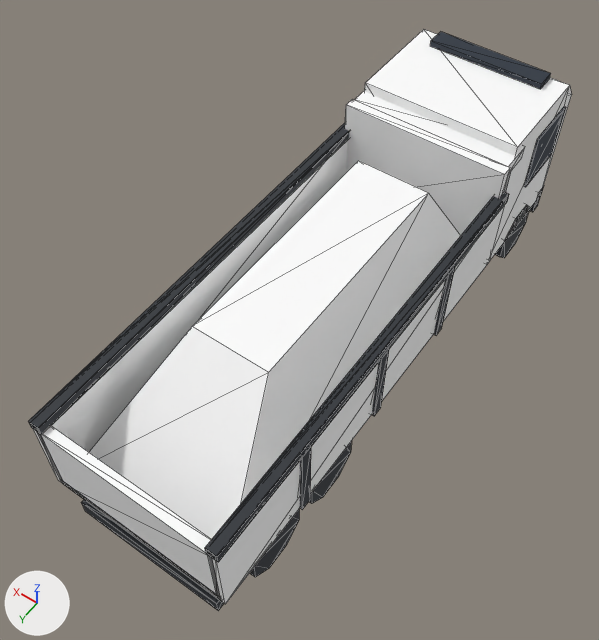
The glTF model public/models/tipper.glb: old version first, new version second.
Camera for both pictures: a 50 mm lens placed at (-3.84, 6.38, 10.23), pointed at (0.25, 0.65, 1.22). Lighting does not change. The marker at lower left points along +X, +Y and +Z. The picture after the commit comes second. Mesh edges are drawn as thin lines. Vertices at exactly the same position are counted once.

In view in the first picture: 'body', 'cargo', 'dark', 'glass'.
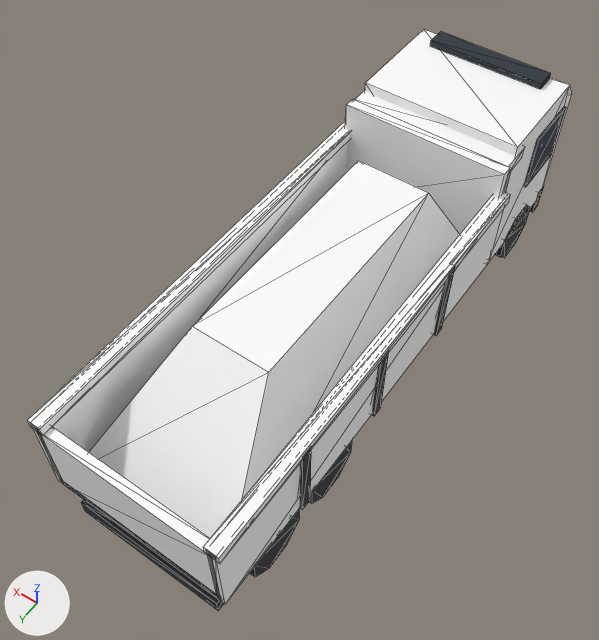
Diff of the bpy script that builds the scene:
```diff
--- a/public/models/tipper.glb.py
+++ b/public/models/tipper.glb.py
@@ me_body @@
 # used by ob_body; location = (0.0, 0.0, 0.0)
-me_body.from_pydata(...)  # 50 vertices, 76 faces; spans x -1.31..1.31, y -4.22..4.25, z 0.62..2.95
+me_body.from_pydata(...)  # 66 vertices, 100 faces; spans x -1.35..1.35, y -4.22..4.25, z 0.62..2.95
+# me_body part 1: a new loose piece, a box spanning x -1.35..-1.15, y -2.05..4.25, z 2.23..2.37, in mat_body (white #ffffff)
+# me_body part 2: a new loose piece, a box spanning x 1.15..1.35, y -2.05..4.25, z 2.23..2.37, in mat_body (white #ffffff)
 me_body.materials.append(mat_body)
@@ me_dark @@
 # used by ob_dark; location = (0.0, 0.0, 0.0)
-me_dark.from_pydata(...)  # 144 vertices, 228 faces; spans x -1.35..1.35, y -4.25..4.25, z 0.0..2.37
+me_dark.from_pydata(...)  # 128 vertices, 204 faces; spans x -1.35..1.35, y -4.25..4.25, z 0.0..2.3
+# me_dark part 3: the loose piece of 8 vertices spanning x -1.33..-1.17, y -2.05..4.25, z 2.23..2.37 is deleted
+# me_dark part 4: the loose piece of 8 vertices spanning x 1.17..1.33, y -2.05..4.25, z 2.23..2.37 is deleted
 me_dark.materials.append(mat_dark)
```

Where the change shows, as pixel boxes [x1, y1, x2, y2] in the pictures (599 x 640 px):
'body', reshaped
    before: [31, 29, 572, 604]
    after: [27, 29, 572, 604]
'dark', reshaped
    before: [29, 123, 544, 611]
    after: [62, 186, 544, 611]
part 1 of me_body, added
    after: [203, 192, 510, 563]
part 2 of me_body, added
    after: [27, 121, 351, 436]
part 3 of me_dark, deleted
    before: [205, 192, 509, 562]
part 4 of me_dark, deleted
    before: [29, 123, 349, 434]
